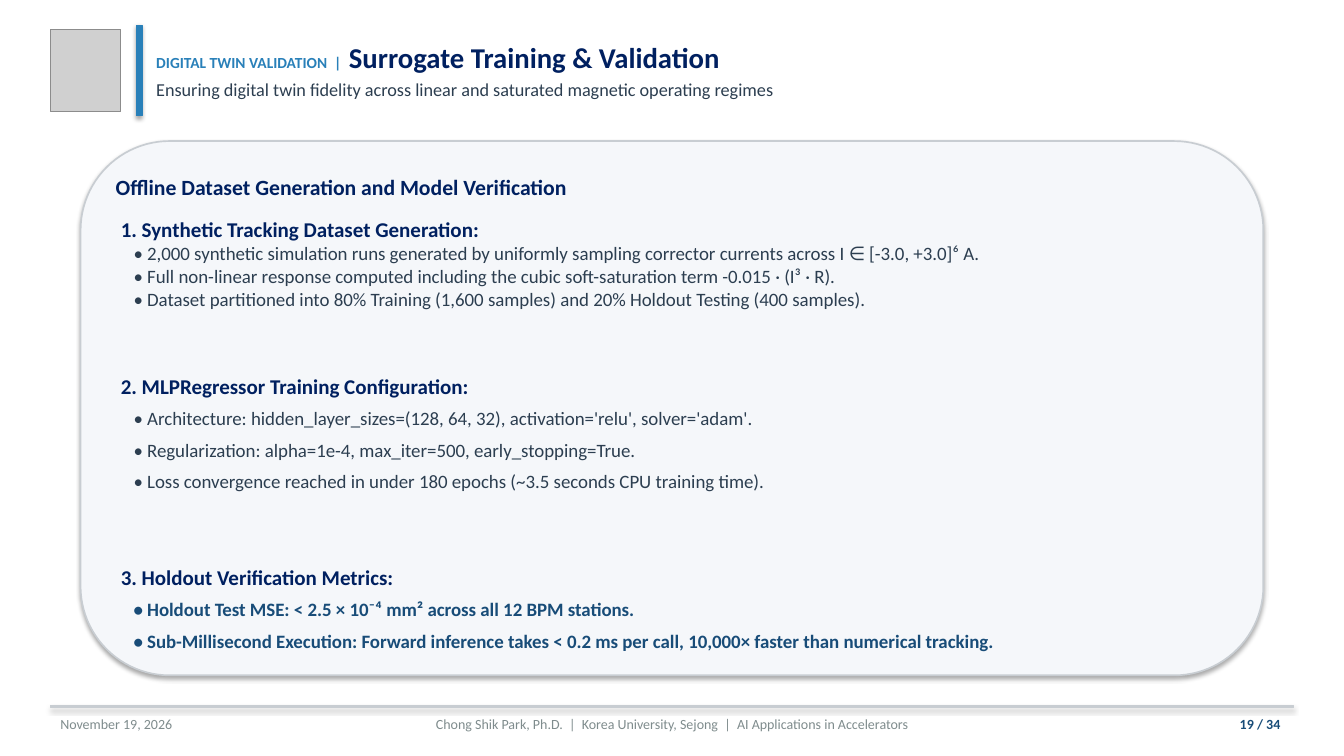
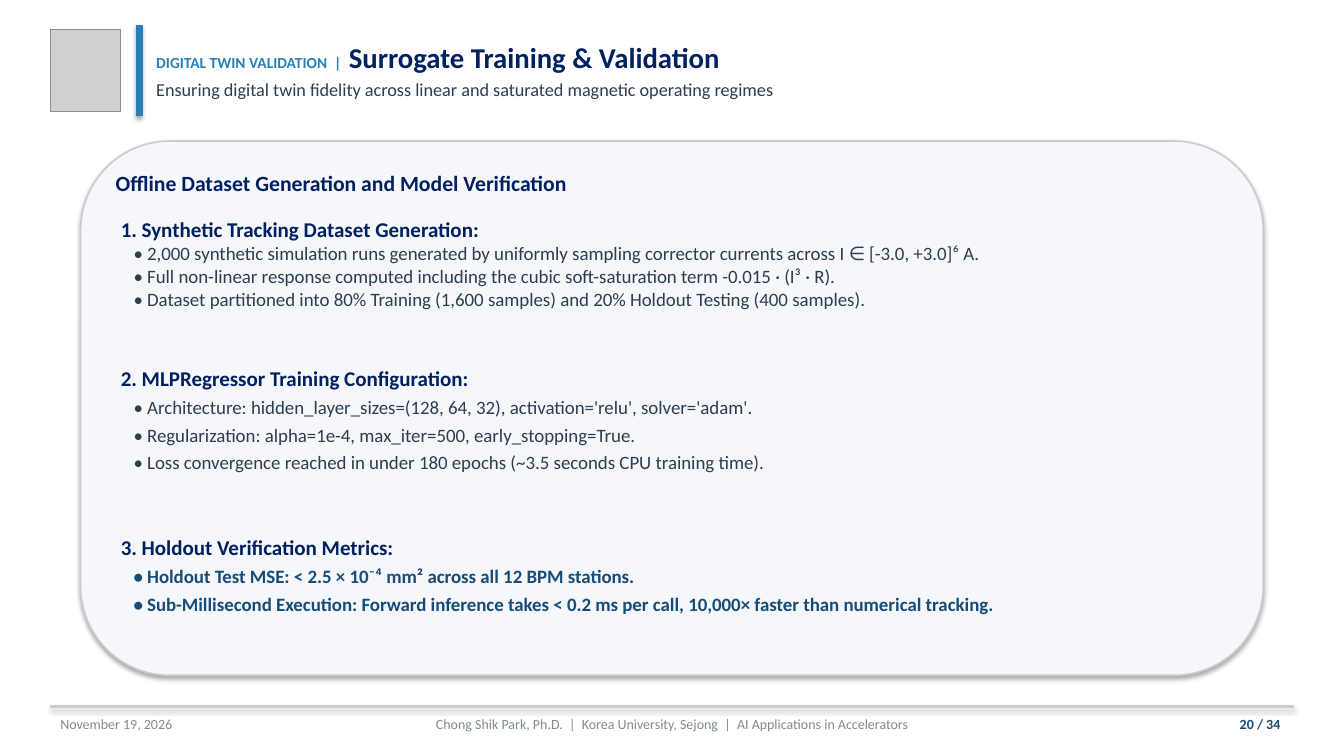
Before and after one commit to cspark7701/ai4acc-mini-hackathon, a slide deck: slide 20 of presentations/Lecture_1_AI_ML_Foundations_and_Control_Slides.pptx (slide 19 before the commit). Drawn at 1344x756 pixels with LibreOffice and Linux fonts; fonts in the diff are those of the drawing; grey boxes stand for pictures. Boxes give left, top, right and bottom in pixels: in the first picture for what was removed or moved away, otherwise in the second. Text is boxed around its words. In the diff, an @@ line names an element or a change of style, - is before the commit and + after.

```diff
--- a/presentations/Lecture_1_AI_ML_Foundations_and_Control_Slides.pptx
+++ b/presentations/Lecture_1_AI_ML_Foundations_and_Control_Slides.pptx
@@ text "Offline Dataset Generation and Model ..." at [116, 175, 566, 191]: line spacing 1.38 to 1.22 @@
@@ text "1. Synthetic Tracking Dataset Generation: ..." at [121, 222, 994, 614]: line spacing 1.38 to 1.22 @@
@@ text at [1240, 720, 1280, 729]: text changed @@
-19 / 34
+20 / 34
```
Also in this commit, not shown: 17 other slides changed, 1 slide added, 6 other files.
